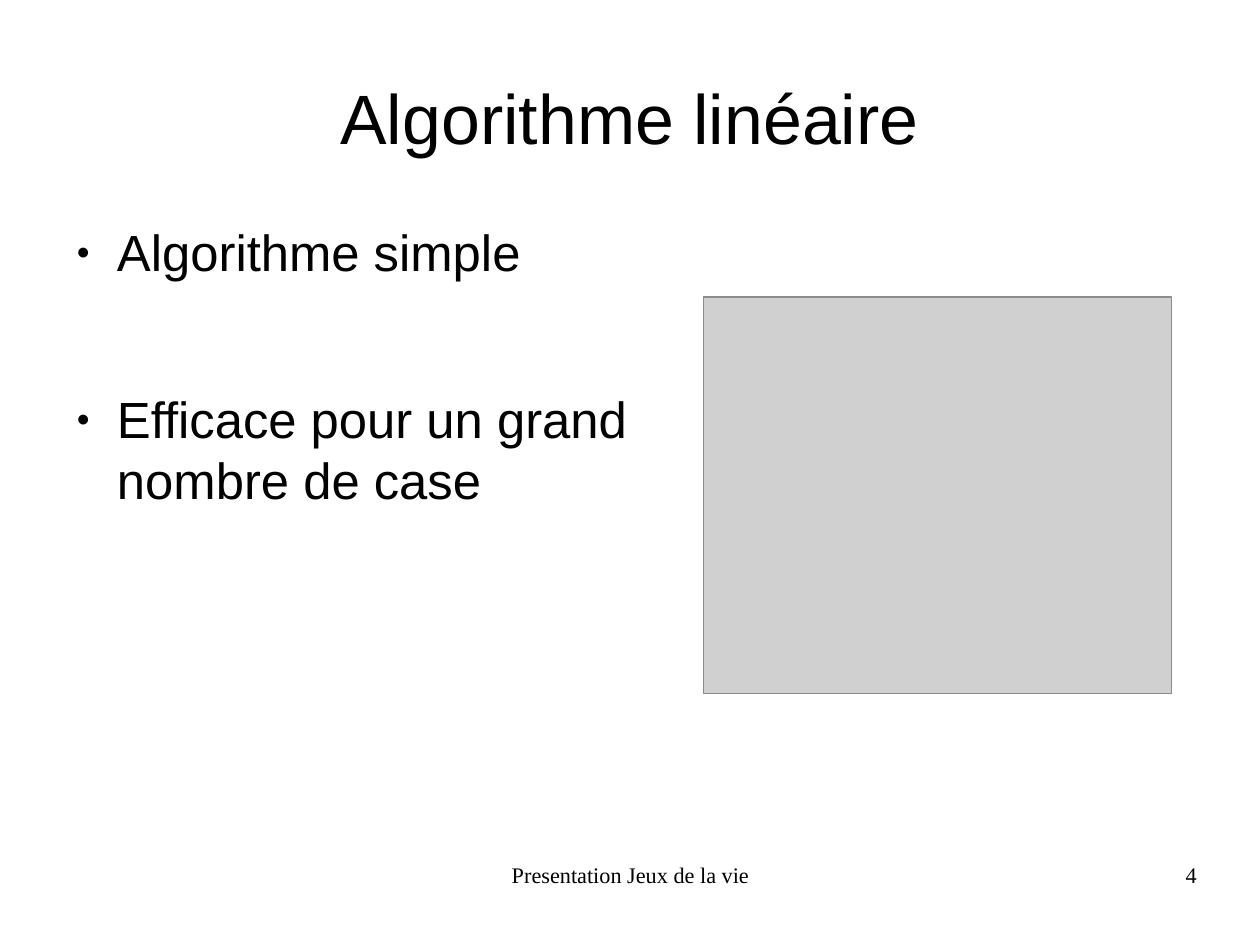
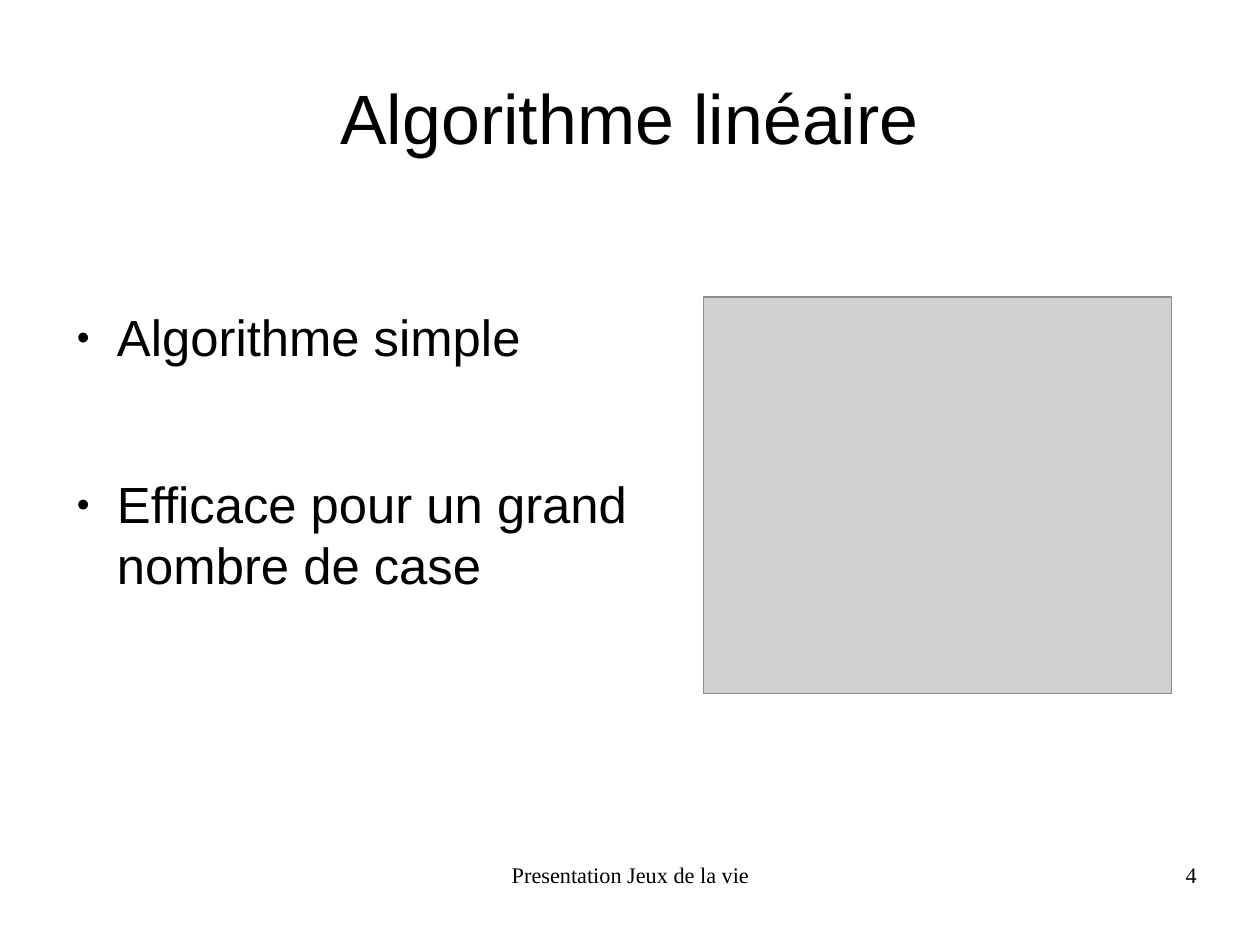
Before and after one commit to FabienInspiron/lifegame, a slide deck: slide 4 of Rapport/Presentation.odp. Drawn at 1260x945 pixels with LibreOffice and Linux fonts; fonts in the diff are those of the drawing; grey boxes stand for pictures. Boxes give left, top, right and bottom in pixels: in the first picture for what was removed or moved away, otherwise in the second. Text is boxed around its words. In the diff, an @@ line names an element or a change of style, - is before the commit and + after.

```diff
--- a/Rapport/Presentation.odp
+++ b/Rapport/Presentation.odp
@@ text "Algorithme simple" moved from (x1=117, y1=234, x2=627, y2=500) to (x1=117, y1=319, x2=627, y2=585) @@
```
Also in this commit, not shown: 5 other slides changed, 1 slide added.
